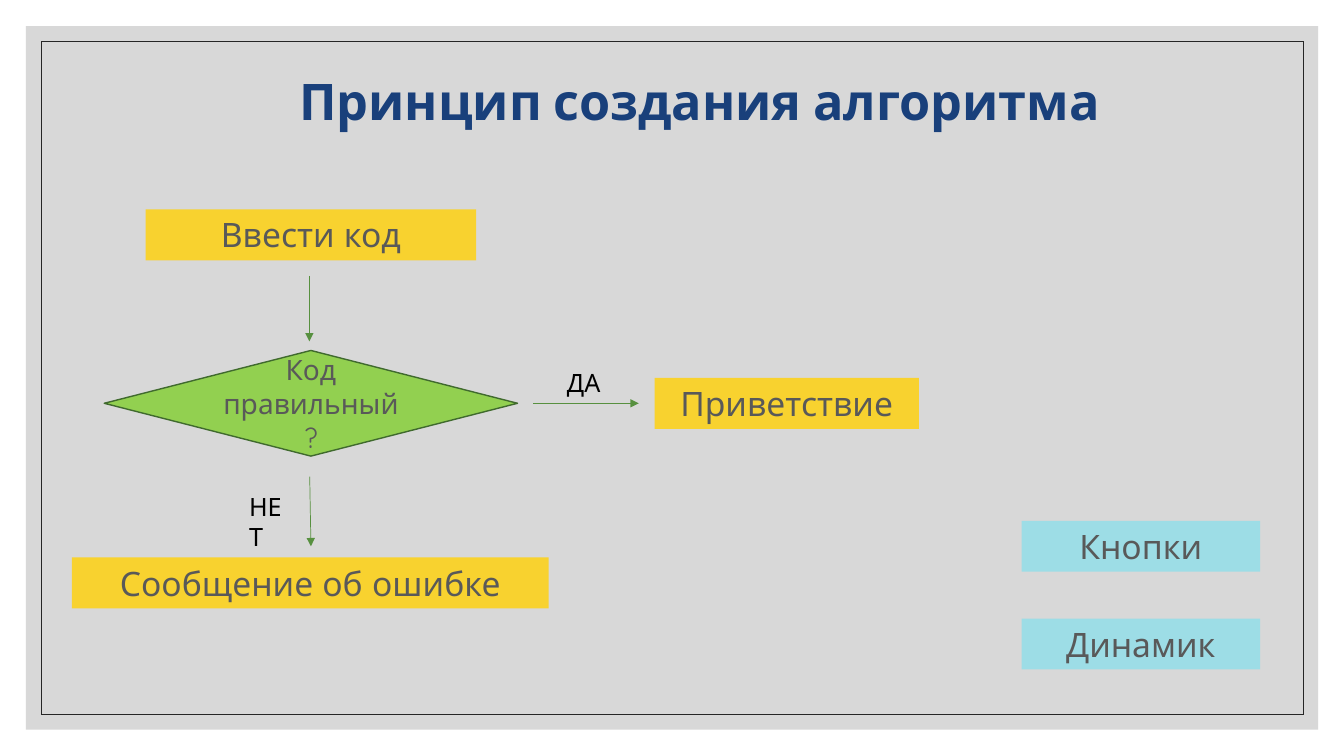
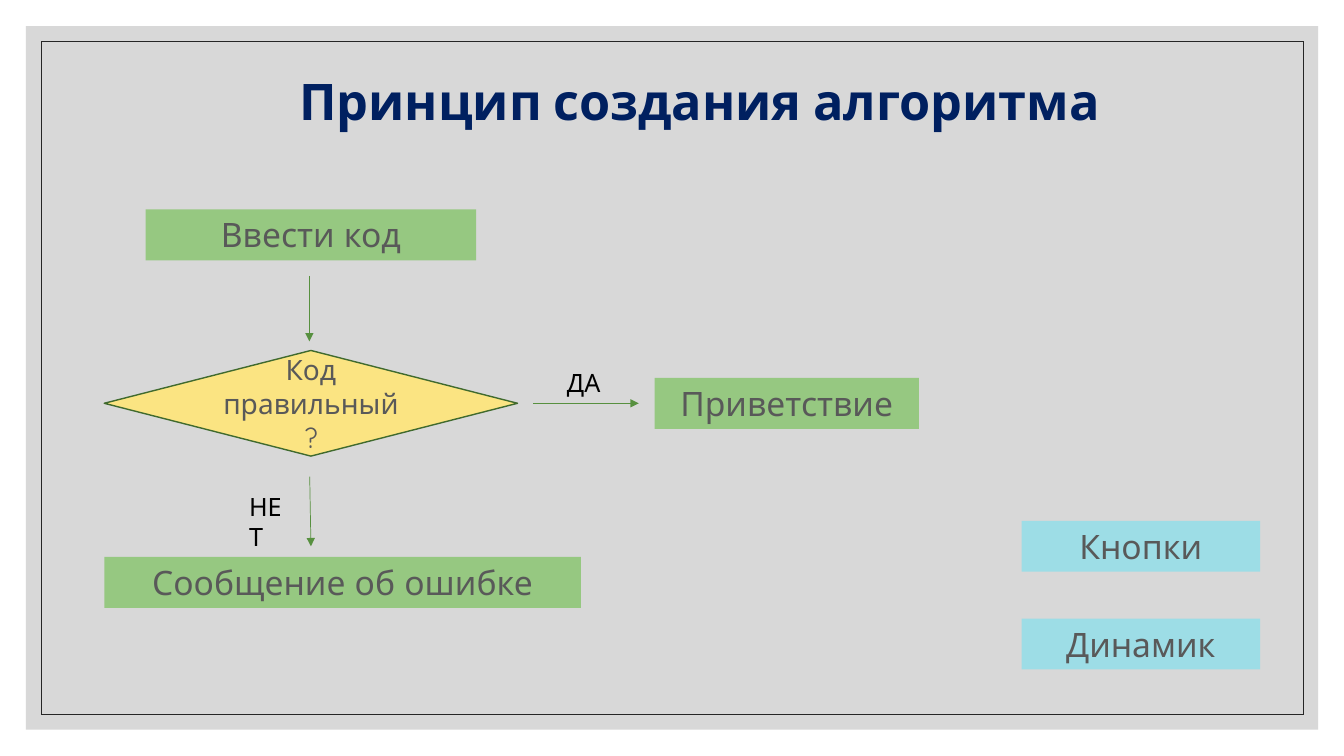
Before and after one commit to IriEfremova/LessonsCube, a slide deck: slide 7 of Мастер-класс/Dubl2.pptx. Drawn at 1344x756 pixels with LibreOffice and Linux fonts; fonts in the diff are those of the drawing. Boxes give left, top, right and bottom in pixels: in the first picture for what was removed or moved away, otherwise in the second. Text is boxed around its words. In the diff, an @@ line names an element or a change of style, - is before the commit and + after.

```diff
--- a/Мастер-класс/Dubl2.pptx
+++ b/Мастер-класс/Dubl2.pptx
@@ title "Принцип создания алгоритма" at (x1=299, y1=84, x2=1100, y2=132): text colour #19407B to #002060 @@
@@ diamond "Код правильный?" at (x1=104, y1=351, x2=517, y2=457): fill #92D050 to #FBE482 @@
@@ fill #F8D22F to #96C881 in 3 elements at (x1=146, y1=210, x2=477, y2=260), (x1=655, y1=378, x2=920, y2=429), (x1=104, y1=558, x2=581, y2=608) @@
@@ rectangle "Сообщение об ошибке" moved from (x1=72, y1=558, x2=548, y2=608) to (x1=104, y1=558, x2=581, y2=608) @@
```
Also in this commit, not shown: 4 other slides changed, 1 slide added, 1 slide removed, 7 other files.
